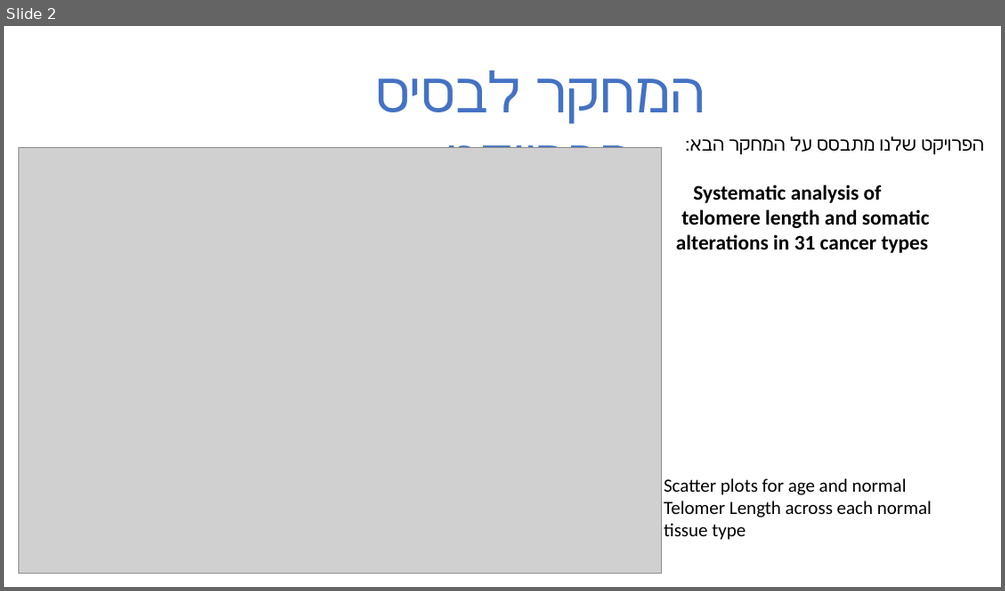
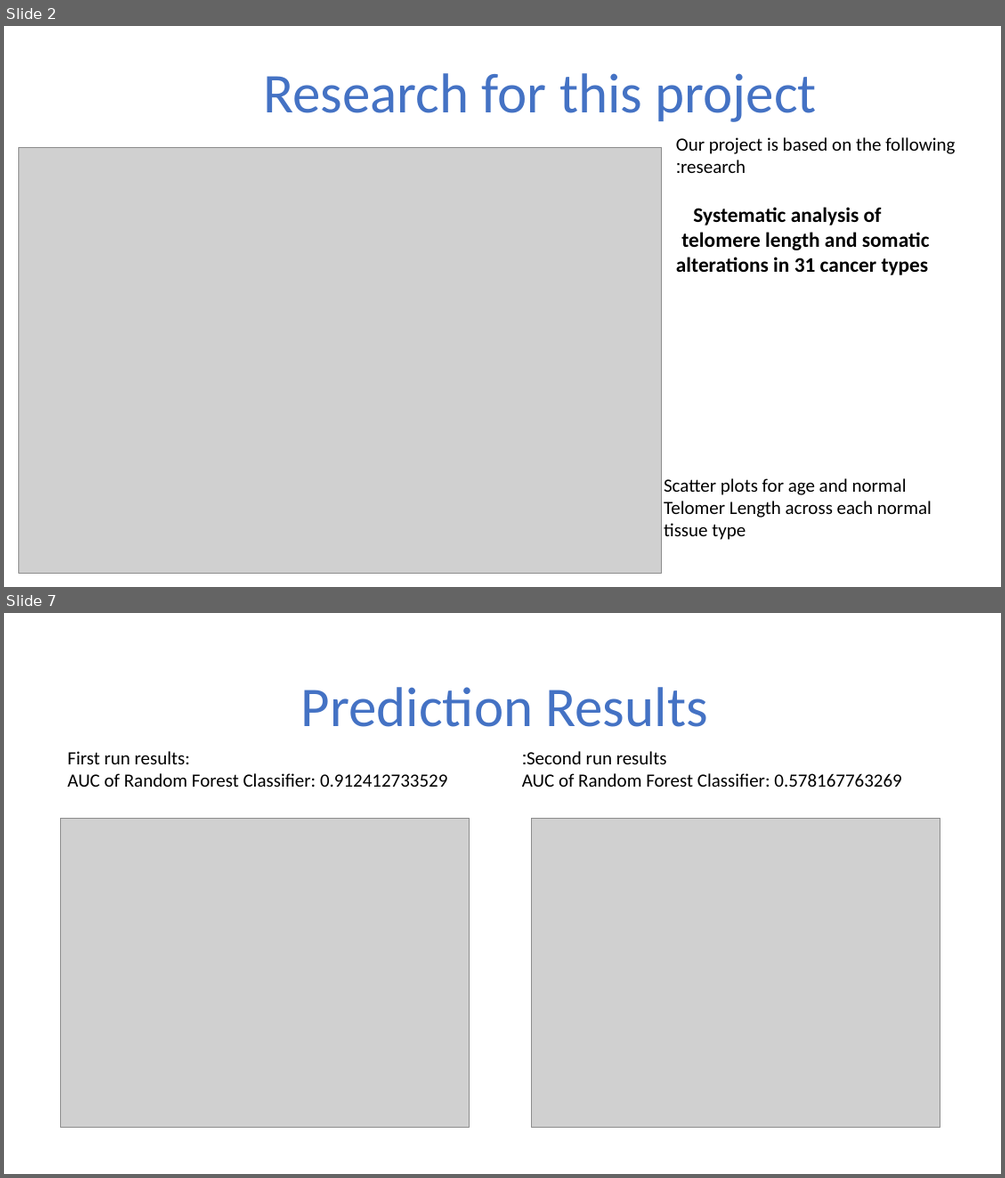
Before and after one commit to bmk1239/predict_telomere_length, a slide deck: presentation.pptx. Shown one above the other, each under a label of ours: slide 2 before the commit, slides 2 and 7 after it; the slides between them are not shown. The pictures are 1005x591 and 1005x1178 pixels, drawn with LibreOffice and Linux fonts; fonts in the diff are those of the drawing; grey boxes stand for pictures. Boxes give left, top, right and bottom in pixels: in the first picture for what was removed or moved away, otherwise in the second. Text is boxed around its words. In the diff, an @@ line names an element or a change of style, - is before the commit and + after.

```diff
--- a/presentation.pptx
+++ b/presentation.pptx
@@ slide 7 added at <box>4,613,1001,1174</box>, background #FFFFFF @@
@@ text added at <box>301,687,708,727</box>, 54 pt, text #4472C4 @@
+Prediction Results
@@ text added at <box>67,751,447,787</box>, 18 pt, text #000000 @@
+First run results:
+AUC of Random Forest Classifier: 0.912412733529
@@ text added at <box>522,751,901,787</box>, 18 pt, text #000000 @@
+Second run results:
+AUC of Random Forest Classifier: 0.578167763269
@@ picture added at <box>60,818,469,1127</box> @@
@@ picture added at <box>531,818,940,1127</box> @@
@@ slide 2 changed as well @@
@@ text at <box>263,73,817,122</box>: text changed @@
-המחקר לבסיס הפרויקט
+Research for this project
@@ text at <box>676,137,955,173</box>: text changed @@
-הפרויקט שלנו מתבסס על המחקר הבא:
+Our project is based on the following research:
```
Also in this commit, not shown: 5 other slides added, 4 slides removed.
